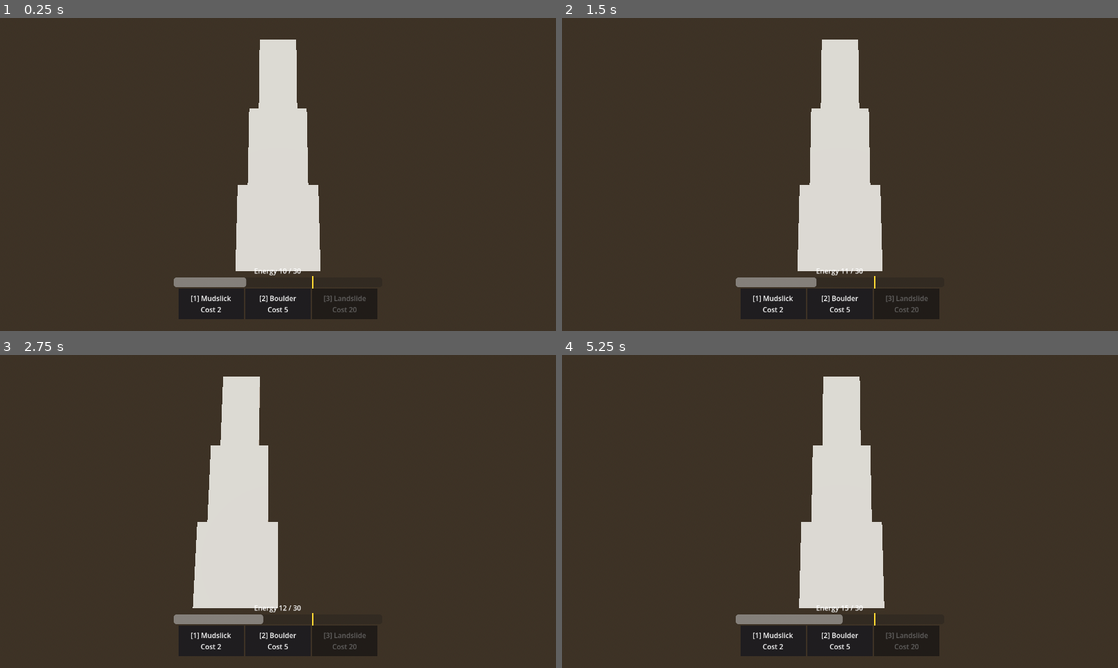
Above: before the commit, frames 1-4 (two rows, left to right).
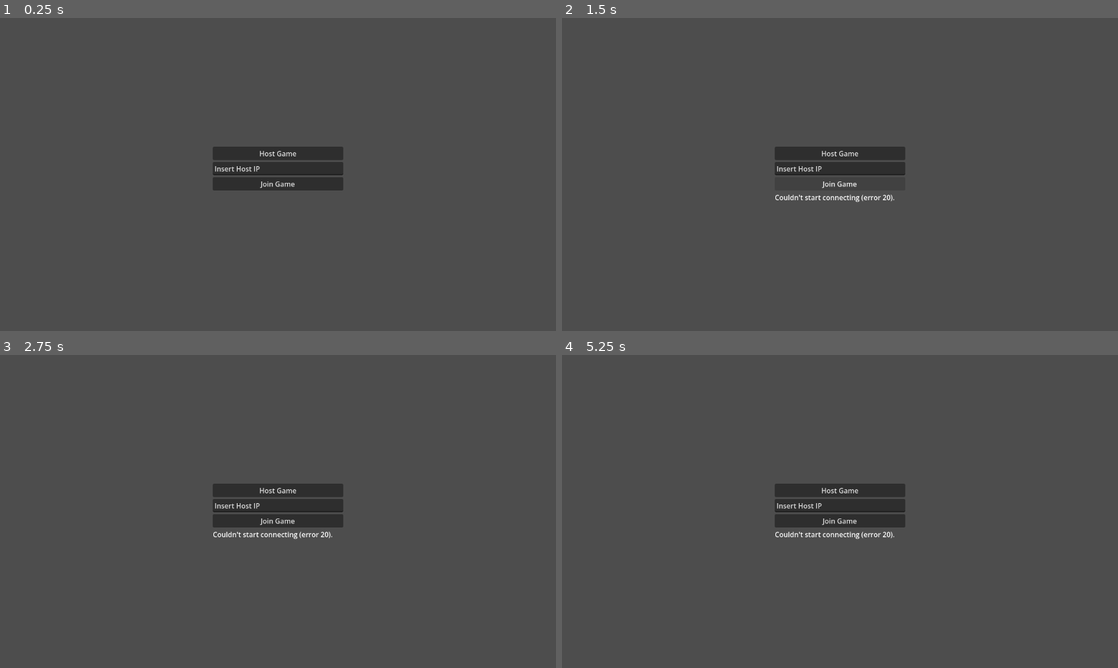
Above: after the commit, the same moments.

Repository: xxycoc/Rocks-Fall-We-All-Die
Game: Godot game, scene res://scenes/main.tscn
Two runs of this game, one before a commit and one after it. Both use one fixed random seed, a clock stepped at 60 frames per second and the inputs below. Before the commit the project starts from res://scenes/test_mountain.tscn.
Inputs (mouse positions are in pixels of both pictures, inside the frame that each line leads up to):
- Up to frame 1 (0.25 s): no input
- Up to frame 2 (1.5 s): click (840, 152) at 0.5 s, where only the run after the commit has a clickable "Host Game"; click (840, 183) at 1.25 s, where only the run after the commit has a clickable "Join Game"
- Up to frame 3 (2.75 s): move the mouse to (400, 495) at 2.02 s; hold D (move_right) from 2.03 s (still down); click (400, 495) at 2.17 s
- Up to frame 4 (5.25 s): release D (move_right) at 2.75 s; drag from (728, 527) to (812, 574) at 2.77 s; move the mouse to (895, 442) at 3.52 s; hold D (move_right) 3.53-4.25 s; click (895, 442) at 3.67 s; drag from (812, 574) to (673, 464) at 4.27 s; move the mouse to (1006, 558) at 5.02 s; hold A (move_left) from 5.03 s (still down); click (1006, 558) at 5.17 s

The runs differ from the first frame. In frame 1, 98% of the frame differs, in the area x 0-100%, y 0-100%; in frame 2, 99%; in frame 3, 98%; in frame 4, 98%.

Commit message:
Multiplayer working: host/join, hikers spawn and sync

Diff:
--- a/project.godot
+++ b/project.godot
@@ -1,11 +1,17 @@
 ; Engine configuration file.
+; It's best edited using the editor UI and not directly,
+; since the parameters that go here are not all obvious.
+;
+; Format:
+;   [section] ; section goes between []
+;   param=value ; assign values to parameters
 
 config_version=5
 
 [application]
 
 config/name="Hikers vs Mountain"
-run/main_scene="res://scenes/test_mountain.tscn"
+run/main_scene="uid://b42gmm0qb5wf"
 config/features=PackedStringArray("4.7", "Forward Plus")
 
 [autoload]
@@ -21,56 +27,61 @@
 
 move_forward={
 "deadzone": 0.2,
-"events": [Object(InputEventKey,"physical_keycode":87)
+"events": [Object(InputEventKey,"resource_local_to_scene":false,"resource_name":"","device":16,"window_id":0,"alt_pressed":false,"shift_pressed":false,"ctrl_pressed":false,"meta_pressed":false,"pressed":false,"keycode":0,"physical_keycode":87,"key_label":0,"unicode":0,"location":0,"echo":false,"script":null)
 ]
 }
 move_back={
 "deadzone": 0.2,
-"events": [Object(InputEventKey,"physical_keycode":83)
+"events": [Object(InputEventKey,"resource_local_to_scene":false,"resource_name":"","device":16,"window_id":0,"alt_pressed":false,"shift_pressed":false,"ctrl_pressed":false,"meta_pressed":false,"pressed":false,"keycode":0,"physical_keycode":83,"key_label":0,"unicode":0,"location":0,"echo":false,"script":null)
 ]
 }
 move_left={
 "deadzone": 0.2,
-"events": [Object(InputEventKey,"physical_keycode":65)
+"events": [Object(InputEventKey,"resource_local_to_scene":false,"resource_name":"","device":16,"window_id":0,"alt_pressed":false,"shift_pressed":false,"ctrl_pressed":false,"meta_pressed":false,"pressed":false,"keycode":0,"physical_keycode":65,"key_label":0,"unicode":0,"location":0,"echo":false,"script":null)
 ]
 }
 move_right={
 "deadzone": 0.2,
-"events": [Object(InputEventKey,"physical_keycode":68)
+"events": [Object(InputEventKey,"resource_local_to_scene":false,"resource_name":"","device":16,"window_id":0,"alt_pressed":false,"shift_pressed":false,"ctrl_pressed":false,"meta_pressed":false,"pressed":false,"keycode":0,"physical_keycode":68,"key_label":0,"unicode":0,"location":0,"echo":false,"script":null)
 ]
 }
 slide={
 "deadzone": 0.2,
-"events": [Object(InputEventKey,"physical_keycode":69)
+"events": [Object(InputEventKey,"resource_local_to_scene":false,"resource_name":"","device":16,"window_id":0,"alt_pressed":false,"shift_pressed":false,"ctrl_pressed":false,"meta_pressed":false,"pressed":false,"keycode":0,"physical_keycode":69,"key_label":0,"unicode":0,"location":0,"echo":false,"script":null)
 ]
 }
 interact={
 "deadzone": 0.2,
-"events": [Object(InputEventKey,"physical_keycode":70)
+"events": [Object(InputEventKey,"resource_local_to_scene":false,"resource_name":"","device":16,"window_id":0,"alt_pressed":false,"shift_pressed":false,"ctrl_pressed":false,"meta_pressed":false,"pressed":false,"keycode":0,"physical_keycode":70,"key_label":0,"unicode":0,"location":0,"echo":false,"script":null)
 ]
 }
 carry={
 "deadzone": 0.2,
-"events": [Object(InputEventKey,"physical_keycode":71)
+"events": [Object(InputEventKey,"resource_local_to_scene":false,"resource_name":"","device":16,"window_id":0,"alt_pressed":false,"shift_pressed":false,"ctrl_pressed":false,"meta_pressed":false,"pressed":false,"keycode":0,"physical_keycode":71,"key_label":0,"unicode":0,"location":0,"echo":false,"script":null)
 ]
 }
 ability_1={
 "deadzone": 0.2,
-"events": [Object(InputEventKey,"physical_keycode":49)
+"events": [Object(InputEventKey,"resource_local_to_scene":false,"resource_name":"","device":16,"window_id":0,"alt_pressed":false,"shift_pressed":false,"ctrl_pressed":false,"meta_pressed":false,"pressed":false,"keycode":0,"physical_keycode":49,"key_label":0,"unicode":0,"location":0,"echo":false,"script":null)
 ]
 }
 ability_2={
 "deadzone": 0.2,
-"events": [Object(InputEventKey,"physical_keycode":50)
+"events": [Object(InputEventKey,"resource_local_to_scene":false,"resource_name":"","device":16,"window_id":0,"alt_pressed":false,"shift_pressed":false,"ctrl_pressed":false,"meta_pressed":false,"pressed":false,"keycode":0,"physical_keycode":50,"key_label":0,"unicode":0,"location":0,"echo":false,"script":null)
 ]
 }
 ability_3={
 "deadzone": 0.2,
-"events": [Object(InputEventKey,"physical_keycode":51)
+"events": [Object(InputEventKey,"resource_local_to_scene":false,"resource_name":"","device":16,"window_id":0,"alt_pressed":false,"shift_pressed":false,"ctrl_pressed":false,"meta_pressed":false,"pressed":false,"keycode":0,"physical_keycode":51,"key_label":0,"unicode":0,"location":0,"echo":false,"script":null)
 ]
 }
 debug_spawn_dummy={
 "deadzone": 0.2,
-"events": [Object(InputEventKey,"physical_keycode":4194340)
+"events": [Object(InputEventKey,"resource_local_to_scene":false,"resource_name":"","device":16,"window_id":0,"alt_pressed":false,"shift_pressed":false,"ctrl_pressed":false,"meta_pressed":false,"pressed":false,"keycode":0,"physical_keycode":4194340,"key_label":0,"unicode":0,"location":0,"echo":false,"script":null)
 ]
 }
+start_round={
+"deadzone": 0.2,
+"events": [Object(InputEventKey,"resource_local_to_scene":false,"resource_name":"","device":-1,"window_id":0,"alt_pressed":false,"shift_pressed":false,"ctrl_pressed":false,"meta_pressed":false,"pressed":false,"keycode":0,"physical_keycode":4194309,"key_label":0,"unicode":0,"location":0,"echo":false,"script":null)
+]
+}
--- /dev/null
+++ b/scenes/hiker.tscn
@@ -0,0 +1,56 @@
+[gd_scene format=3 uid="uid://bwek2lxdrbh0e"]
+
+[ext_resource type="Script" uid="uid://dsihnv603ddys" path="res://scripts/hiker.gd" id="1_4h8dk"]
+
+[sub_resource type="CapsuleShape3D" id="CapsuleShape3D_g4v7s"]
+radius = 0.4
+height = 1.8
+
+[sub_resource type="CapsuleMesh" id="CapsuleMesh_yf5fn"]
+radius = 0.4
+height = 1.8
+
+[sub_resource type="BoxMesh" id="BoxMesh_57qmd"]
+size = Vector3(0.3, 0.3, 0.3)
+
+[sub_resource type="SceneReplicationConfig" id="SceneReplicationConfig_a6841"]
+properties/0/path = NodePath(".:position")
+properties/0/spawn = true
+properties/0/replication_mode = 1
+properties/1/path = NodePath("Model:rotation")
+properties/1/spawn = true
+properties/1/replication_mode = 1
+properties/2/path = NodePath(".:hp")
+properties/2/spawn = true
+properties/2/replication_mode = 1
+
+[node name="Hiker" type="CharacterBody3D" unique_id=1338685910]
+floor_max_angle = 0.87266463
+script = ExtResource("1_4h8dk")
+
+[node name="CollisionShape3D" type="CollisionShape3D" parent="." unique_id=145402664]
+transform = Transform3D(1, 0, 0, 0, 1, 0, 0, 0, 1, 0, 0.9, 0)
+shape = SubResource("CapsuleShape3D_g4v7s")
+
+[node name="Model" type="Node3D" parent="." unique_id=1595478923]
+
+[node name="CapsuleMesh" type="MeshInstance3D" parent="Model" unique_id=321089343]
+transform = Transform3D(1, 0, 0, 0, 1, 0, 0, 0, 1, 0, 0.9, 0)
+mesh = SubResource("CapsuleMesh_yf5fn")
+
+[node name="BoxMesh" type="MeshInstance3D" parent="Model" unique_id=1604195492]
+transform = Transform3D(1, 0, 0, 0, 1, 0, 0, 0, 1, 0, 1.5, -0.4)
+mesh = SubResource("BoxMesh_57qmd")
+
+[node name="CameraPivot" type="Node3D" parent="." unique_id=907226885]
+transform = Transform3D(1, 0, 0, 0, 1, 0, 0, 0, 1, 0, 1.6, 0)
+
+[node name="SpringArm3D" type="SpringArm3D" parent="CameraPivot" unique_id=965613574]
+transform = Transform3D(1, 0, 0, 0, 0.9396926, 0.34202012, 0, -0.34202012, 0.9396926, 0, 0, 0)
+spring_length = 6.0
+
+[node name="Camera3D" type="Camera3D" parent="CameraPivot/SpringArm3D" unique_id=636526477]
+transform = Transform3D(1, 0, 0, 0, 0.93969274, -0.34202015, 0, 0.34202015, 0.93969274, 0, 0, 0)
+
+[node name="MultiplayerSynchronizer" type="MultiplayerSynchronizer" parent="." unique_id=1301606775]
+replication_config = SubResource("SceneReplicationConfig_a6841")
--- /dev/null
+++ b/scenes/main.tscn
@@ -0,0 +1,84 @@
+[gd_scene format=3 uid="uid://b42gmm0qb5wf"]
+
+[ext_resource type="PackedScene" path="res://scenes/greybox.tscn" id="1_o5qli"]
+[ext_resource type="Script" uid="uid://bw1whqa56ckrd" path="res://scripts/main.gd" id="1_sugp2"]
+[ext_resource type="Script" uid="uid://c3x6llp07jgi7" path="res://scripts/lobby.gd" id="3_jyhfs"]
+
+[sub_resource type="ProceduralSkyMaterial" id="ProceduralSkyMaterial_57qmd"]
+
+[sub_resource type="Sky" id="Sky_yf5fn"]
+sky_material = SubResource("ProceduralSkyMaterial_57qmd")
+
+[sub_resource type="Environment" id="Environment_g4v7s"]
+background_mode = 2
+sky = SubResource("Sky_yf5fn")
+
+[node name="Main" type="Node3D" unique_id=602507682]
+script = ExtResource("1_sugp2")
+
+[node name="Greybox" parent="." unique_id=1565114039 instance=ExtResource("1_o5qli")]
+transform = Transform3D(1, 0, 0, 0, 1, 0, 0, 0, 1, -0.64710295, 0, 0.22418451)
+
+[node name="DirectionalLight3D" type="DirectionalLight3D" parent="." unique_id=1453169006]
+transform = Transform3D(1, 0, 0, 0, 0.6427876, 0.7660444, 0, -0.7660444, 0.6427876, 0, 0, 0)
+
+[node name="WorldEnvironment" type="WorldEnvironment" parent="." unique_id=1763778787]
+environment = SubResource("Environment_g4v7s")
+
+[node name="Players" type="Node3D" parent="." unique_id=1213436099]
+
+[node name="PlayerSpawner" type="MultiplayerSpawner" parent="." unique_id=2010597362]
+_spawnable_scenes = PackedStringArray("uid://bwek2lxdrbh0e")
+spawn_path = NodePath("../Players")
+
+[node name="Obstacles" type="Node3D" parent="." unique_id=2057614388]
+
+[node name="SpawnPoints" type="Node3D" parent="." unique_id=1304857624]
+
+[node name="Marker3D" type="Marker3D" parent="SpawnPoints" unique_id=1452039435]
+transform = Transform3D(0.78310186, -0.62189347, 0, 0.62189347, 0.78310186, 0, 0, 0, 1, 0, 1.2289233, 0.6840866)
+
+[node name="Marker3D2" type="Marker3D" parent="SpawnPoints" unique_id=648210287]
+transform = Transform3D(0.78310186, -0.62189347, 0, 0.62189347, 0.78310186, 0, 0, 0, 1, 5.483268, 1.2289233, 0.6840866)
+
+[node name="Marker3D3" type="Marker3D" parent="SpawnPoints" unique_id=583987611]
+transform = Transform3D(0.78310186, -0.62189347, 0, 0.62189347, 0.78310186, 0, 0, 0, 1, 10.099714, 1.2289233, 0.6840866)
+
+[node name="Marker3D4" type="Marker3D" parent="SpawnPoints" unique_id=1807348784]
+transform = Transform3D(0.78310186, -0.62189347, 0, 0.62189347, 0.78310186, 0, 0, 0, 1, -5.679964, 1.2289233, 0.6840866)
+
+[node name="Lobby" type="CanvasLayer" parent="." unique_id=1535337533]
+script = ExtResource("3_jyhfs")
+
+[node name="VBoxContainer" type="VBoxContainer" parent="Lobby" unique_id=1489674476]
+custom_minimum_size = Vector2(300, 0)
+anchors_preset = 8
+anchor_left = 0.5
+anchor_top = 0.5
+anchor_right = 0.5
+anchor_bottom = 0.5
+offset_left = -20.0
+offset_top = -20.0
+offset_right = 20.0
+offset_bottom = 20.0
+grow_horizontal = 2
+grow_vertical = 2
+
+[node name="HostButton" type="Button" parent="Lobby/VBoxContainer" unique_id=1008969333]
+unique_name_in_owner = true
+layout_mode = 2
+text = "Host Game"
+
+[node name="IPEdit" type="LineEdit" parent="Lobby/VBoxContainer" unique_id=379469986]
+unique_name_in_owner = true
+layout_mode = 2
+text = "Insert Host IP"
+
+[node name="JoinButton" type="Button" parent="Lobby/VBoxContainer" unique_id=1434138319]
+unique_name_in_owner = true
+layout_mode = 2
+text = "Join Game"
+
+[node name="Status" type="Label" parent="Lobby/VBoxContainer" unique_id=155165596]
+unique_name_in_owner = true
+layout_mode = 2
--- a/scripts/game_manager.gd
+++ b/scripts/game_manager.gd
@@ -1,9 +1,128 @@
 extends Node
-## STUB of P1's GameManager autoload, only so P2 code can run on its own.
-## Replace with P1's real file when merging. Signal names follow CONTRACT.md.
+## GameManager autoload (P1). Replaces P2's stub; signal names follow CONTRACT.md.
+## The host is the source of truth. It broadcasts every state change to all peers,
+## so these signals fire on every machine, not just the host.
 
 signal hiker_died(id: int)
 signal hiker_revived(id: int)
 signal hiker_eliminated(id: int)
 signal hiker_extracted(id: int)
 signal game_over(winner: String)  # "hikers" or "mountain"
+
+const ROUND_TIME := 300.0   # 5 minutes, per CONTRACT.md
+const HIKERS_NEEDED := 2
+
+## id -> "alive" | "buried" | "eliminated" | "extracted"
+var hiker_states: Dictionary = {}
+var round_running := false
+var time_left := ROUND_TIME
+
+
+# ---------- Called by main.gd on the host ----------
+
+func register_hiker(id: int) -> void:
+	if not multiplayer.is_server():
+		return
+	_set_state.rpc(id, "alive")
+
+
+func unregister_hiker(id: int) -> void:
+	if not multiplayer.is_server():
+		return
+	_remove_state.rpc(id)
+	_check_win()
+
+
+func start_round() -> void:
+	if not multiplayer.is_server():
+		return
+	_round_started.rpc(ROUND_TIME)
+
+
+# ---------- Called by hikers (from any peer) ----------
+
+## Hikers report their own state changes to the host:
+##   GameManager.report_state.rpc_id(1, hiker.name.to_int(), "buried")
+@rpc("any_peer", "call_local", "reliable")
+func report_state(id: int, state: String) -> void:
+	if not multiplayer.is_server():
+		return
+	if not hiker_states.has(id):
+		return
+	_set_state.rpc(id, state)
+	_check_win()
+
+
+# ---------- Helpers ----------
+
+func count_state(state: String) -> int:
+	var n := 0
+	for s in hiker_states.values():
+		if s == state:
+			n += 1
+	return n
+
+
+func _process(delta: float) -> void:
+	if not round_running:
+		return
+	time_left = max(time_left - delta, 0.0)
+	if multiplayer.is_server() and time_left <= 0.0:
+		_end_round("mountain")
+
+
+func _check_win() -> void:
+	if not multiplayer.is_server() or not round_running:
+		return
+	var extracted := count_state("extracted")
+	var still_in := count_state("alive") + count_state("buried")
+	# With fewer than 2 hikers (solo testing) one escape is enough.
+	var needed := mini(HIKERS_NEEDED, hiker_states.size())
+	if needed == 0:
+		return
+	if extracted >= needed:
+		_end_round("hikers")
+	elif extracted + still_in < needed:
+		# Hikers can no longer get enough out (covers 1 escaped + 3 eliminated).
+		_end_round("mountain")
+
+
+func _end_round(winner: String) -> void:
+	_game_over.rpc(winner)
+
+
+# ---------- Broadcasts (host -> everyone) ----------
+
+@rpc("authority", "call_local", "reliable")
+func _set_state(id: int, state: String) -> void:
+	var old: String = hiker_states.get(id, "")
+	hiker_states[id] = state
+	match state:
+		"buried":
+			hiker_died.emit(id)
+		"alive":
+			if old == "buried":
+				hiker_revived.emit(id)
+		"eliminated":
+			hiker_eliminated.emit(id)
+		"extracted":
+			hiker_extracted.emit(id)
+
+
+@rpc("authority", "call_local", "reliable")
+func _remove_state(id: int) -> void:
+	hiker_states.erase(id)
+
+
+@rpc("authority", "call_local", "reliable")
+func _round_started(duration: float) -> void:
+	for id in hiker_states.keys():
+		hiker_states[id] = "alive"
+	time_left = duration
+	round_running = true
+
+
+@rpc("authority", "call_local", "reliable")
+func _game_over(winner: String) -> void:
+	round_running = false
+	game_over.emit(winner)
--- /dev/null
+++ b/scripts/hiker.gd
@@ -0,0 +1,110 @@
+extends CharacterBody3D
+## Hiker (P1). Friday-night version: movement, camera, networking hooks.
+## Stamina, slide, death and rescue get added on Saturday.
+
+@export var walk_speed := 5.0
+@export var acceleration := 20.0
+@export var mouse_sensitivity := 0.003
+## How hard mud pushes you downhill.
+@export var mud_slide_force := 12.0
+
+## CONTRACT.md: mud sets this to 0.05 on enter and 1.0 on exit.
+var friction_multiplier := 1.0
+## Synced to everyone by the MultiplayerSynchronizer.
+@export var hp := 100
+var is_dummy := false
+
+@onready var model: Node3D = $Model
+@onready var camera_pivot: Node3D = $CameraPivot
+@onready var spring_arm: SpringArm3D = $CameraPivot/SpringArm3D
+@onready var camera: Camera3D = $CameraPivot/SpringArm3D/Camera3D
+
+var _gravity: float = ProjectSettings.get_setting("physics/3d/default_gravity")
+
+
+func _enter_tree() -> void:
+	# Runs on every peer before _ready, so authority is set before syncing starts.
+	var id := name.to_int()
+	is_dummy = id < 0
+	set_multiplayer_authority(1 if is_dummy else id)
+
+	add_to_group("hikers")   # CONTRACT.md
+	collision_layer = 2       # CONTRACT.md: hikers on layer 2
+	collision_mask = 1        # collide with terrain (add obstacle layers later)
+
+
+func _ready() -> void:
+	var is_mine := is_multiplayer_authority() and not is_dummy
+	camera.current = is_mine
+	set_process_unhandled_input(is_mine)
+	if is_mine:
+		Input.mouse_mode = Input.MOUSE_MODE_CAPTURED
+
+
+func _unhandled_input(event: InputEvent) -> void:
+	if event is InputEventMouseMotion and Input.mouse_mode == Input.MOUSE_MODE_CAPTURED:
+		camera_pivot.rotate_y(-event.relative.x * mouse_sensitivity)
+		spring_arm.rotation.x = clamp(
+			spring_arm.rotation.x - event.relative.y * mouse_sensitivity, -1.2, 0.3)
+	elif event.is_action_pressed("ui_cancel"):
+		# Esc frees the mouse, handy with several test windows open.
+		Input.mouse_mode = Input.MOUSE_MODE_VISIBLE
+	elif event is InputEventMouseButton and event.pressed:
+		Input.mouse_mode = Input.MOUSE_MODE_CAPTURED
+
+
+func _physics_process(delta: float) -> void:
+	# Only the owner moves this hiker; everyone else just receives its position.
+	if not is_multiplayer_authority():
+		return
+
+	if not is_on_floor():
+		velocity.y -= _gravity * delta
+
+	var input := Vector2.ZERO
+	if not is_dummy:
+		input = Input.get_vector("move_left", "move_right", "move_forward", "move_back")
+
+	# Move relative to where the camera faces, flattened onto the ground.
+	var cam_basis := camera_pivot.global_basis
+	var forward := Vector3(-cam_basis.z.x, 0, -cam_basis.z.z).normalized()
+	var right := Vector3(cam_basis.x.x, 0, cam_basis.x.z).normalized()
+	var direction := (right * input.x + forward * -input.y).limit_length(1.0)
+
+	# Low friction = slow to change speed, so you keep sliding.
+	var target := direction * walk_speed
+	var accel := acceleration * friction_multiplier
+	velocity.x = move_toward(velocity.x, target.x, accel * delta)
+	velocity.z = move_toward(velocity.z, target.z, accel * delta)
+
+	# On mud, the slope pulls you downhill.
+	if friction_multiplier < 1.0 and is_on_floor():
+		var downhill := Vector3.DOWN.slide(get_floor_normal()).normalized()
+		velocity += downhill * mud_slide_force * (1.0 - friction_multiplier) * delta
+
+	move_and_slide()
+
+	# Turn the model to face where you're walking.
+	if direction.length() > 0.1:
+		var target_yaw := atan2(-direction.x, -direction.z)
+		model.rotation.y = lerp_angle(model.rotation.y, target_yaw, 10.0 * delta)
+
+
+# ---------- CONTRACT.md: damage ----------
+
+## The Mountain calls hiker.take_damage.rpc(amount) from the host.
+## It arrives on every peer, but only the owner changes HP; the
+## synchronizer then shares the new HP with everyone.
+@rpc("any_peer", "call_local", "reliable")
+func take_damage(amount: int) -> void:
+	if not is_multiplayer_authority() or hp <= 0:
+		return
+	hp = max(hp - amount, 0)
+	print(multiplayer.get_unique_id(), ": hiker ", name, " took ", amount, ", hp now ", hp)
+	if hp == 0:
+		_die()
+
+
+func _die() -> void:
+	# Placeholder until Saturday (buried mound, 20 s timer, rescue).
+	GameManager.report_state.rpc_id(1, name.to_int(), "buried")
--- /dev/null
+++ b/scripts/lobby.gd
@@ -0,0 +1,27 @@
+extends CanvasLayer
+## Lobby UI (P1). Lives inside main.tscn as a child called "Lobby".
+## It only reports button presses; main.gd does the networking.
+
+signal host_requested
+signal join_requested(ip: String)
+
+@onready var ip_edit: LineEdit = %IPEdit
+@onready var status_label: Label = %Status
+
+
+func _ready() -> void:
+	%HostButton.pressed.connect(func(): host_requested.emit())
+	%JoinButton.pressed.connect(_on_join_pressed)
+	ip_edit.text_submitted.connect(func(_t): _on_join_pressed())
+	status_label.text = ""
+
+
+func _on_join_pressed() -> void:
+	var ip := ip_edit.text.strip_edges()
+	if ip.is_empty():
+		ip = "127.0.0.1"
+	join_requested.emit(ip)
+
+
+func show_status(text: String) -> void:
+	status_label.text = text
--- /dev/null
+++ b/scripts/main.gd
@@ -0,0 +1,129 @@
+extends Node3D
+## main.tscn root (P1). Handles host/join, spawns one hiker per client,
+## and puts P2's Mountain on the host only.
+
+const PORT := 7777
+const MAX_HIKERS := 4
+const HIKER_SCENE := preload("res://scenes/hiker.tscn")
+const MOUNTAIN_SCENE := preload("res://scenes/mountain.tscn")
+
+@onready var players: Node3D = $Players
+@onready var spawn_points: Node3D = $SpawnPoints
+@onready var lobby = $Lobby
+
+var _is_host := false
+var _auto_join := false
+var _next_dummy := 1
+var _spawn_index := 0
+
+
+func _ready() -> void:
+	lobby.host_requested.connect(host_game)
+	lobby.join_requested.connect(join_game)
+	multiplayer.connected_to_server.connect(_on_connected)
+	multiplayer.connection_failed.connect(_on_connection_failed)
+	multiplayer.server_disconnected.connect(_on_server_disconnected)
+
+	# Test shortcut: Debug > Customize Run Instances, give the first
+	# instance the argument --host and the others --join.
+	var args := OS.get_cmdline_args() + OS.get_cmdline_user_args()
+	print("Launch args: ", args)
+	if "--host" in args:
+		host_game()
+	elif "--join" in args:
+		_auto_join = true
+		join_game("127.0.0.1")
+
+
+# ---------- Hosting and joining ----------
+
+func host_game() -> void:
+	var peer := ENetMultiplayerPeer.new()
+	var err := peer.create_server(PORT, MAX_HIKERS)
+	if err != OK:
+		lobby.show_status("Couldn't host (error %d). Is another host already running?" % err)
+		return
+	multiplayer.multiplayer_peer = peer
+	_is_host = true
+	multiplayer.peer_connected.connect(_add_hiker)
+	multiplayer.peer_disconnected.connect(_remove_hiker)
+
+	# CONTRACT.md: the Mountain exists on the host only, so it is added
+	# locally and never replicated.
+	add_child(MOUNTAIN_SCENE.instantiate())
+
+	lobby.hide()
+	get_window().title = "HOST (Mountain)"
+
+
+func join_game(ip: String) -> void:
+	var peer := ENetMultiplayerPeer.new()
+	var err := peer.create_client(ip, PORT)
+	if err != OK:
+		lobby.show_status("Couldn't start connecting (error %d)." % err)
+		return
+	multiplayer.multiplayer_peer = peer
+	lobby.show_status("Connecting to %s..." % ip)
+
+
+func _on_connected() -> void:
+	lobby.hide()
+	get_window().title = "Hiker %d" % multiplayer.get_unique_id()
+
+
+func _on_connection_failed() -> void:
+	multiplayer.multiplayer_peer = null
+	if _auto_join:
+		# The host instance may not be listening yet; keep retrying.
+		await get_tree().create_timer(0.5).timeout
+		join_game("127.0.0.1")
+	else:
+		lobby.show_status("Couldn't connect. Check the IP and that the host is running.")
+
+
+func _on_server_disconnected() -> void:
+	multiplayer.multiplayer_peer = null
+	for hiker in players.get_children():
+		hiker.queue_free()
+	lobby.show()
+	lobby.show_status("Lost connection to the host.")
+
+
+# ---------- Spawning (host only) ----------
+
+func _add_hiker(id: int) -> void:
+	var hiker := HIKER_SCENE.instantiate()
+	hiker.name = str(id)   # CONTRACT.md: named after the owner's peer ID
+	hiker.position = _next_spawn_position()
+	players.add_child(hiker, true)   # the MultiplayerSpawner copies it to every client
+	GameManager.register_hiker(id)
+
+
+func _remove_hiker(id: int) -> void:
+	var hiker := players.get_node_or_null(str(id))
+	if hiker:
+		hiker.queue_free()
+	GameManager.unregister_hiker(id)
+
+
+func _next_spawn_position() -> Vector3:
+	var points := spawn_points.get_children()
+	if points.is_empty():
+		return Vector3(0, 2, 0)
+	var point: Node3D = points[_spawn_index % points.size()]
+	_spawn_index += 1
+	return point.global_position
+
+
+# ---------- Host debug keys ----------
+
+func _unhandled_input(event: InputEvent) -> void:
+	if not _is_host:
+		return
+	if event.is_action_pressed("debug_spawn_dummy"):
+		# Dummies get negative IDs (-1, -2, ...). hiker.gd gives them to the
+		# host, so the Mountain can damage them with no extra players.
+		_add_hiker(-_next_dummy)
+		_next_dummy += 1
+	elif event.is_action_pressed("start_round"):
+		GameManager.start_round()
Not shown, added: scripts/hiker.gd.uid
Not shown, added: scripts/lobby.gd.uid
Not shown, added: scripts/main.gd.uid
